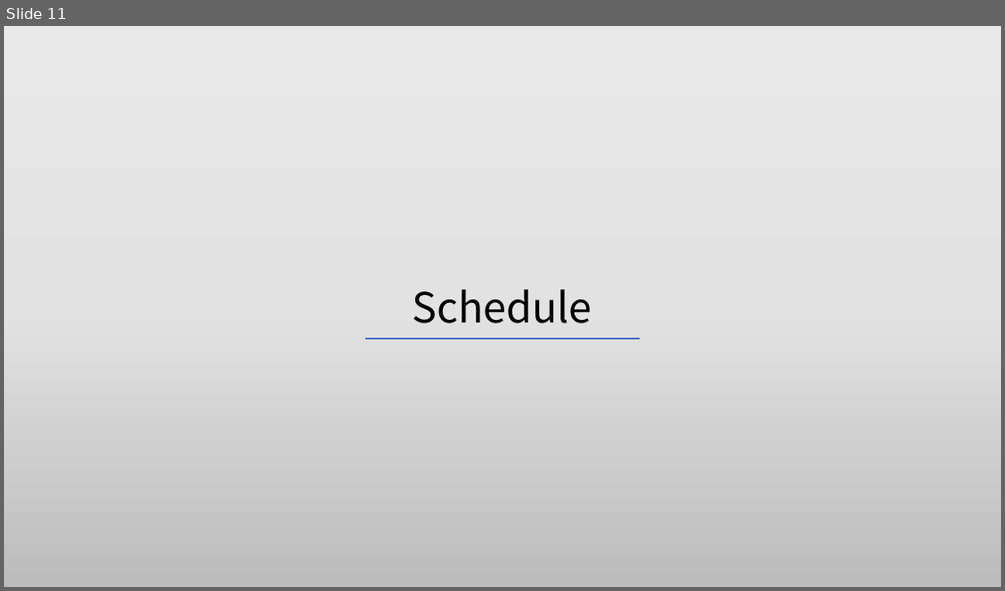
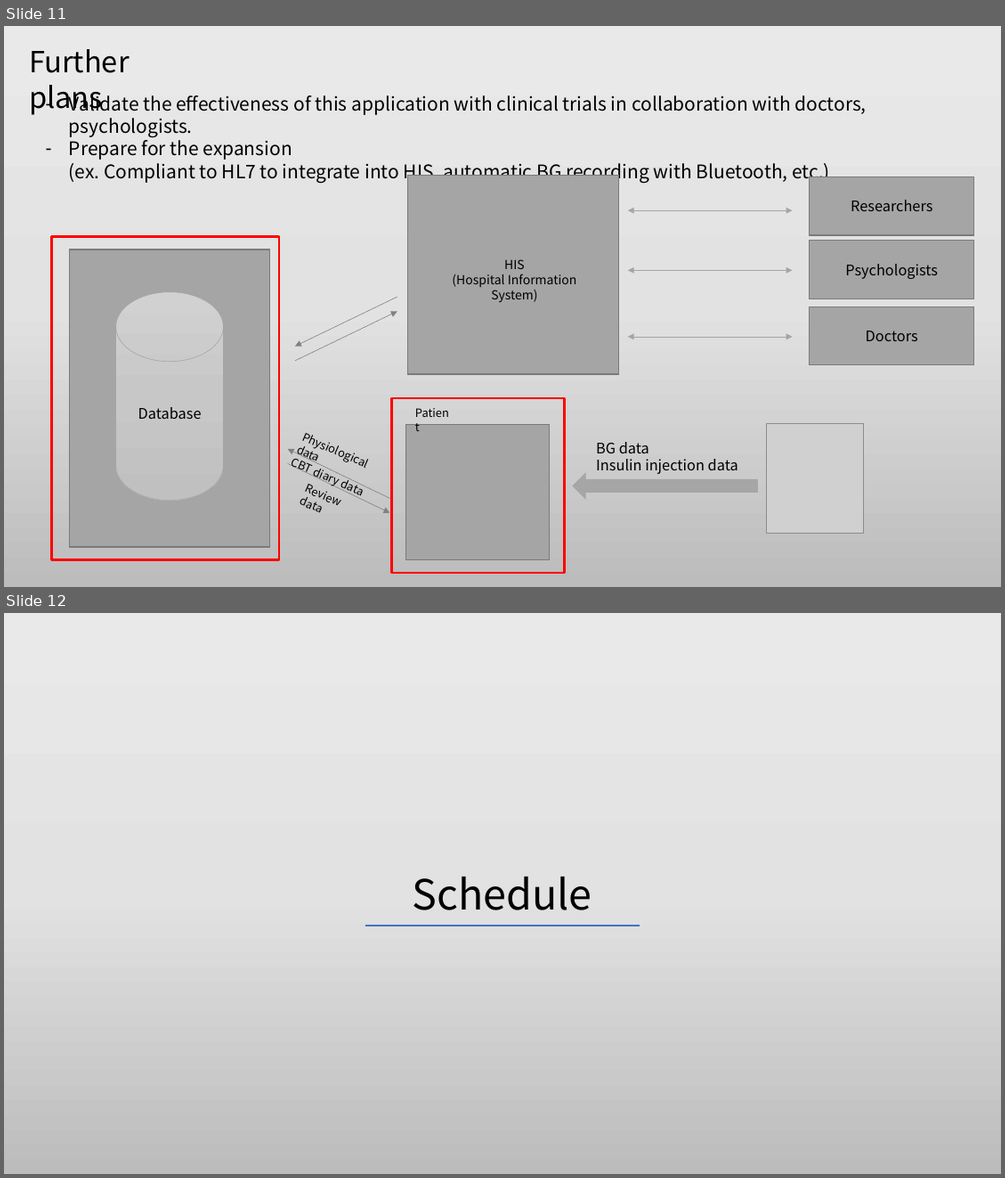
Before and after one commit to HJSUNG/capstone-design_2019, a slide deck: Documents/Capstone_design_proposal_team6_Week_2.pptx. Shown one above the other, each under a label of ours: slide 11 before the commit, slides 11 and 12 after it. The pictures are 1005x591 and 1005x1178 pixels, drawn with LibreOffice and Linux fonts; fonts in the diff are those of the drawing; grey boxes stand for pictures. Boxes give left, top, right and bottom in pixels: in the first picture for what was removed or moved away, otherwise in the second. Text is boxed around its words. In the diff, an @@ line names an element or a change of style, - is before the commit and + after.

```diff
--- a/Documents/Capstone_design_proposal_team6_Week_2.pptx
+++ b/Documents/Capstone_design_proposal_team6_Week_2.pptx
@@ slide 11 added at (x1=4, y1=26, x2=1001, y2=587), background gradient #EBEAEA to #E4E3E3 to #BDBCBC @@
@@ text added at (x1=29, y1=49, x2=129, y2=115), 28 pt, text #000000 @@
+Further plans
@@ text added at (x1=69, y1=92, x2=866, y2=183), 18 pt, text #000000 @@
+– Validate the effectiveness of this application with clinical trials in collaboration with doctors, psychologists.
+– Prepare for the expansion
+  (ex. Compliant to HL7 to integrate into HIS, automatic BG recording with Bluetooth, etc.)
@@ rectangle added at (x1=408, y1=175, x2=619, y2=374), fill #A5A5A5, outline #7A7A7A 1 pt @@
@@ rectangle added at (x1=809, y1=177, x2=974, y2=235), fill #A5A5A5, outline #7A7A7A 1 pt, 14 pt, text #000000 @@
+Researchers
@@ double arrow added from (628, 211) to (793, 211), #A5A5A5 0.5 pt @@
@@ rectangle added at (x1=52, y1=237, x2=280, y2=560), outline #FF0000 2.25 pt @@
@@ rectangle added at (x1=70, y1=249, x2=270, y2=548), fill #A5A5A5, outline #7A7A7A 1 pt @@
@@ text added at (x1=452, y1=259, x2=577, y2=302), 12 pt, text #000000 @@
+HIS
+(Hospital Information System)
@@ rectangle added at (x1=809, y1=240, x2=974, y2=299), fill #A5A5A5, outline #7A7A7A 1 pt, 14 pt, text #000000 @@
+Psychologists
@@ cylinder added at (x1=116, y1=292, x2=224, y2=500), fill gradient #D2D2D2 to #C8C8C8 to #C0C0C0, outline #A5A5A5 0.5 pt, 14 pt, text #000000 @@
+Database
@@ double arrow added from (628, 271) to (793, 271), #A5A5A5 0.5 pt @@
@@ arrow added from (397, 297) to (295, 346), #808080 0.5 pt @@
@@ arrow added from (295, 361) to (397, 312), #808080 0.5 pt @@
@@ rectangle added at (x1=809, y1=307, x2=974, y2=365), fill #A5A5A5, outline #7A7A7A 1 pt, 14 pt, text #000000 @@
+Doctors
@@ double arrow added from (628, 337) to (793, 337), #A5A5A5 0.5 pt @@
@@ rectangle added at (x1=391, y1=398, x2=564, y2=572), outline #FF0000 2.25 pt @@
@@ text added at (x1=286, y1=424, x2=401, y2=499), 11 pt, text #000000 @@
+Physiological data
+CBT diary data
@@ rectangle added at (x1=406, y1=425, x2=550, y2=560), fill #A5A5A5, outline #7A7A7A 1 pt @@
@@ text added at (x1=408, y1=402, x2=460, y2=424), 11 pt, text #000000 @@
+Patient
@@ picture added at (x1=766, y1=423, x2=863, y2=532) @@
@@ arrow added from (390, 498) to (287, 449), #808080 0.5 pt @@
@@ text added at (x1=596, y1=443, x2=738, y2=474), 14 pt, text #000000 @@
+BG data
+Insulin injection data
@@ text added at (x1=619, y1=442, x2=649, y2=453), 11 pt, text #000000 @@
+Review data
@@ arrow added from (287, 464) to (390, 513), #808080 0.5 pt @@
@@ right arrow added at (x1=573, y1=473, x2=758, y2=498), fill #A6A6A6, outline #A6A6A6 1 pt @@
@@ what was slide 11 is now slide 12 @@
```
Also in this commit, not shown: 3 slides changed, 1 other file.
